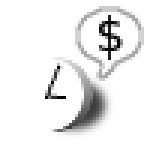
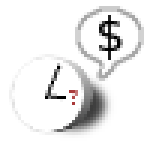
Layered file, before and after one edit (w=144, h=144). Changes by layer:
added layer "?" above "speech bubble" over 69, 90, 78, 105
added layer "clock face border" above "clock face border#1" over 9, 54, 60, 135
